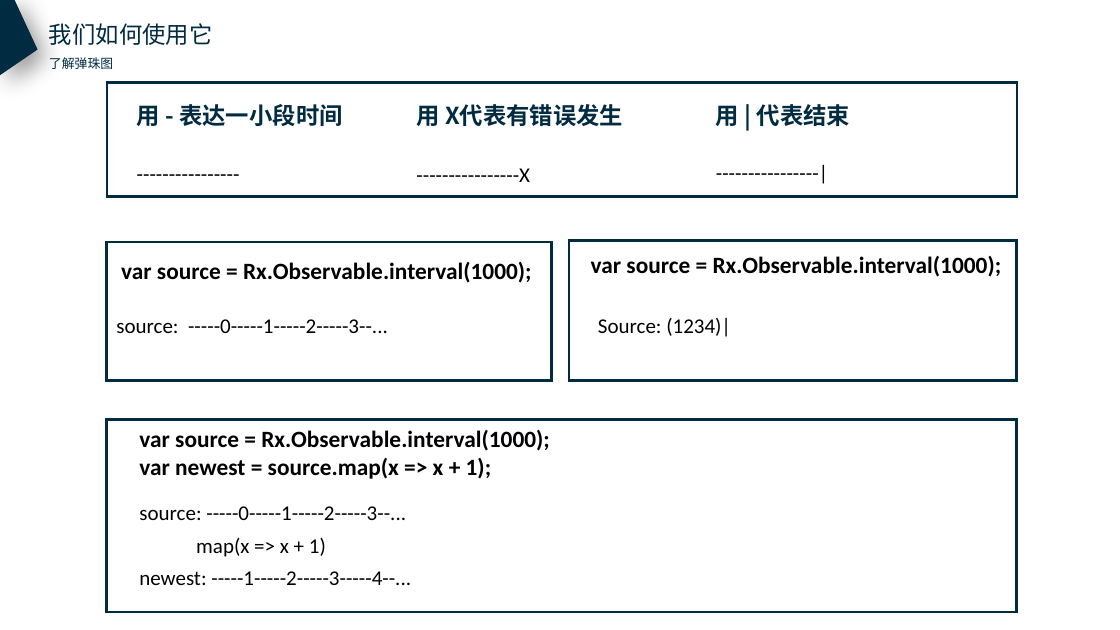
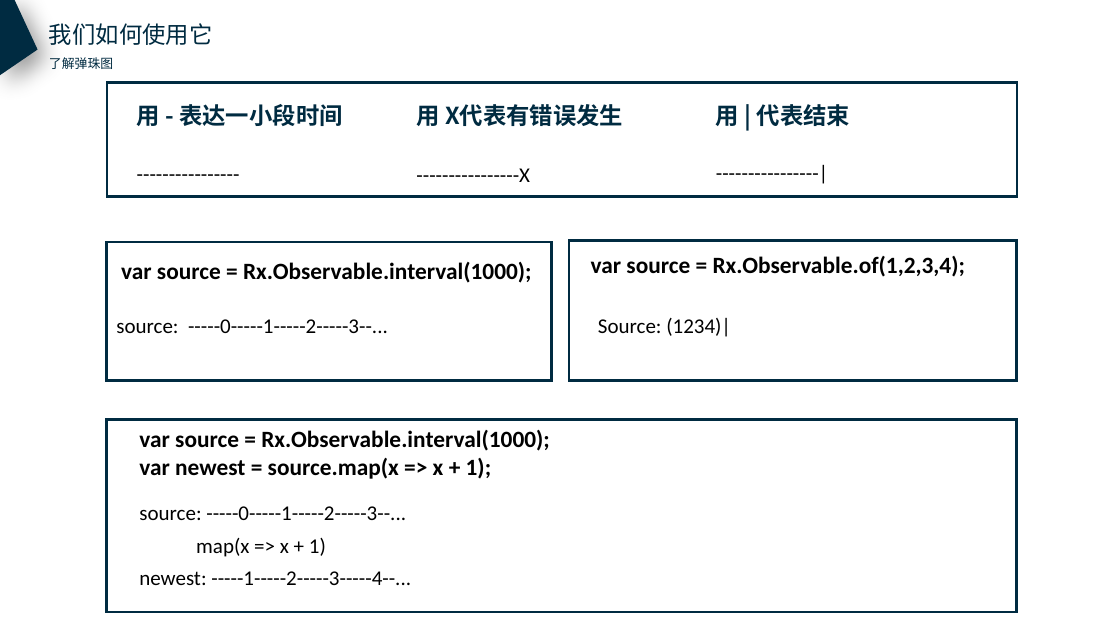
Before and after one commit to luoyiyi/rxjs-demos, a slide deck: slide 12 of rxjs入门分享.pptx (slide 13 before the commit). Drawn at 1120x630 pixels with LibreOffice and Linux fonts; fonts in the diff are those of the drawing. Boxes give left, top, right and bottom in pixels: in the first picture for what was removed or moved away, otherwise in the second. Text is boxed around its words. In the diff, an @@ line names an element or a change of style, - is before the commit and + after.

```diff
--- a/rxjs入门分享.pptx
+++ b/rxjs入门分享.pptx
@@ text at <box>591,256,965,277</box>: text changed @@
-var source = Rx.Observable.interval(1000);
+var source = Rx.Observable.of(1,2,3,4);
```
Also in this commit, not shown: 4 other slides changed, 4 slides removed, 9 other files.
